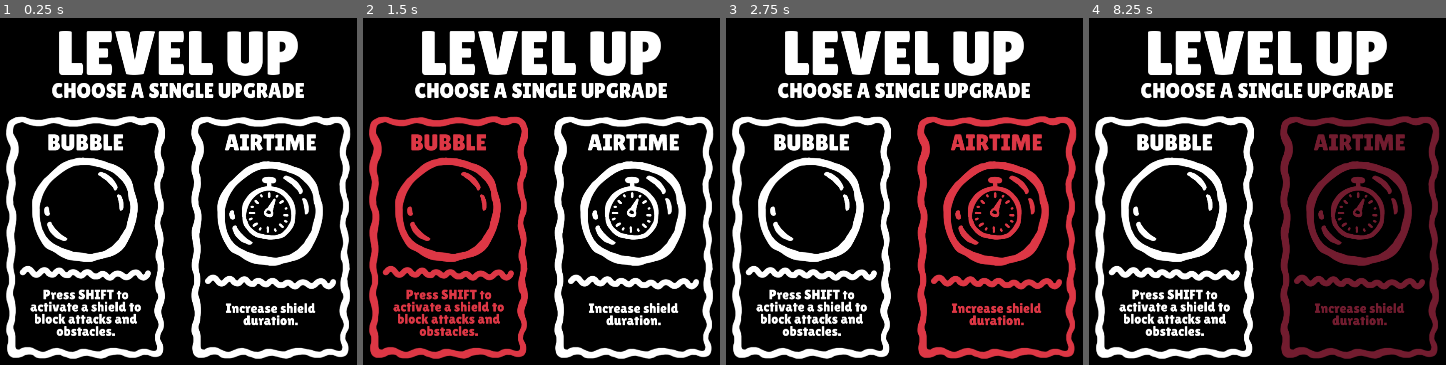
Above: before the commit, frames 1-4 (left to right).
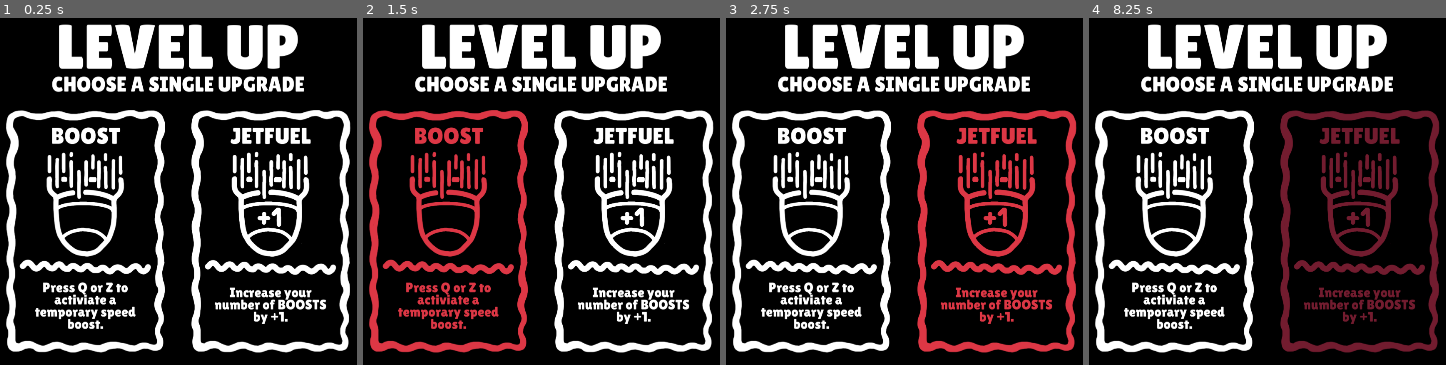
Above: after the commit, the same moments.

Repository: Hangover-Sunshine/DEFCON-JUNIOR
Game: Godot game, scene res://scenes/menus/menu_powerup.tscn
The game is run twice, just before and just after one commit, with the same random seed, the same clock (stepped at 60 frames per second) and the same inputs. This scene is started directly instead of the project's main scene.
Inputs (mouse positions are in pixels of both pictures, inside the frame that each line leads up to):
- Up to frame 1 (0.25 s): no input
- Up to frame 2 (1.5 s): click (448, 236) at 0.52 s; click (448, 229) at 1.27 s
- Up to frame 3 (2.75 s): click (997, 236) at 2.02 s
- Up to frame 4 (8.25 s): click (1360, 229) at 2.77 s; tap Enter at 3.5, 5, 6.5 s; hold D (right) 3.53-4.28 s; hold Space (fire) 3.53-4.28 s; hold S (down) 4.28-5.03 s; tap Shift (dash) at 4.35, 7.35 s; tap Space (fire) at 4.55, 6.05, 7.55 s; hold D (right) 5.03-5.78 s; hold Space (fire) 5.03-5.78 s; hold W (up) 5.78-6.53 s; tap Q (shield) at 5.85 s; hold Space (fire) 6.53-7.28 s; hold A (left) 6.53-8.03 s; hold S (down) from 8.03 s (still down); hold Space (fire) from 8.03 s (still down)

The runs differ from the first frame. In frame 1, 33% of the frame differs, in the area x 1-99%, y 1-99%; in frame 2, 33%; in frame 3, 33%; in frame 4, 32%.

Commit message:
Update menu_powerup.tscn

Diff:
--- a/scenes/menus/menu_powerup.tscn
+++ b/scenes/menus/menu_powerup.tscn
@@ -1,10 +1,16 @@
-[gd_scene load_steps=23 format=3 uid="uid://cjxnrxc6wrgrd"]
+[gd_scene load_steps=54 format=3 uid="uid://cjxnrxc6wrgrd"]
 
 [ext_resource type="FontFile" uid="uid://csvoyclvx65d2" path="res://assets/fonts/LilitaOne-Regular.ttf" id="1_khua4"]
 [ext_resource type="Texture2D" uid="uid://dk4numgl1jkdp" path="res://assets/ui/cards/Card_Boost_Jetfuel.png" id="2_x3c5c"]
 [ext_resource type="Texture2D" uid="uid://d2x6o0q1lagp8" path="res://assets/ui/cards/Card_Boost.png" id="3_jkd0e"]
 [ext_resource type="Texture2D" uid="uid://d3cahpp0u236q" path="res://assets/ui/cards/Card_Bubble.png" id="4_as3yt"]
 [ext_resource type="Texture2D" uid="uid://cqckvgx1847pe" path="res://assets/ui/cards/Card_Bubble_Airtime.png" id="5_w3qj4"]
+[ext_resource type="Texture2D" uid="uid://dxaatmgcixmhu" path="res://assets/ui/cards/Card_Bubble_Gurgle.png" id="6_byffj"]
+[ext_resource type="Texture2D" uid="uid://c4i7g3yheo8r4" path="res://assets/ui/cards/Card_Radiation.png" id="7_ch5k1"]
+[ext_resource type="Texture2D" uid="uid://dnv2g4a6hke8b" path="res://assets/ui/cards/Card_Spitfire.png" id="8_tnu5s"]
+[ext_resource type="Texture2D" uid="uid://6hi17h4nu3yr" path="res://assets/ui/cards/Card_Spitfire_Piercing.png" id="9_e35o1"]
+[ext_resource type="Texture2D" uid="uid://clnd5tq3brvpq" path="res://assets/ui/cards/Card_Spitfire_Spew.png" id="10_775et"]
+[ext_resource type="Texture2D" uid="uid://kgpl7ida7gg5" path="res://assets/ui/cards/Card_Spitfire_Upchuck.png" id="11_5jau0"]
 
 [sub_resource type="StyleBoxEmpty" id="StyleBoxEmpty_tidti"]
 
@@ -77,18 +83,18 @@
 Button/styles/normal = SubResource("StyleBoxTexture_26hg4")
 Button/styles/pressed = SubResource("StyleBoxTexture_qmfpb")
 
-[sub_resource type="StyleBoxTexture" id="StyleBoxTexture_56aln"]
+[sub_resource type="StyleBoxTexture" id="StyleBoxTexture_wjfdc"]
 texture = ExtResource("5_w3qj4")
 texture_margin_left = 400.0
 texture_margin_top = 600.0
 modulate_color = Color(0.866667, 0.215686, 0.270588, 1)
 
-[sub_resource type="StyleBoxTexture" id="StyleBoxTexture_sakbw"]
+[sub_resource type="StyleBoxTexture" id="StyleBoxTexture_2sy38"]
 texture = ExtResource("5_w3qj4")
 texture_margin_left = 400.0
 texture_margin_top = 600.0
 
-[sub_resource type="StyleBoxTexture" id="StyleBoxTexture_p3teb"]
+[sub_resource type="StyleBoxTexture" id="StyleBoxTexture_q5tpu"]
 texture = ExtResource("5_w3qj4")
 texture_margin_left = 400.0
 texture_margin_top = 600.0
@@ -96,9 +102,149 @@
 
 [sub_resource type="Theme" id="Theme_5p5to"]
 Button/styles/focus = SubResource("StyleBoxEmpty_tidti")
-Button/styles/hover = SubResource("StyleBoxTexture_56aln")
-Button/styles/normal = SubResource("StyleBoxTexture_sakbw")
-Button/styles/pressed = SubResource("StyleBoxTexture_p3teb")
+Button/styles/hover = SubResource("StyleBoxTexture_wjfdc")
+Button/styles/normal = SubResource("StyleBoxTexture_2sy38")
+Button/styles/pressed = SubResource("StyleBoxTexture_q5tpu")
+
+[sub_resource type="StyleBoxTexture" id="StyleBoxTexture_yj2un"]
+texture = ExtResource("6_byffj")
+texture_margin_left = 400.0
+texture_margin_top = 600.0
+modulate_color = Color(0.866667, 0.215686, 0.270588, 1)
+
+[sub_resource type="StyleBoxTexture" id="StyleBoxTexture_grnih"]
+texture = ExtResource("6_byffj")
+texture_margin_left = 400.0
+texture_margin_top = 600.0
+
+[sub_resource type="StyleBoxTexture" id="StyleBoxTexture_abyqp"]
+texture = ExtResource("6_byffj")
+texture_margin_left = 400.0
+texture_margin_top = 600.0
+modulate_color = Color(0.447059, 0.109804, 0.184314, 1)
+
+[sub_resource type="Theme" id="Theme_3jk2t"]
+Button/styles/focus = SubResource("StyleBoxEmpty_tidti")
+Button/styles/hover = SubResource("StyleBoxTexture_yj2un")
+Button/styles/normal = SubResource("StyleBoxTexture_grnih")
+Button/styles/pressed = SubResource("StyleBoxTexture_abyqp")
+
+[sub_resource type="StyleBoxEmpty" id="StyleBoxEmpty_0qgvf"]
+
+[sub_resource type="StyleBoxTexture" id="StyleBoxTexture_6q8lx"]
+texture = ExtResource("7_ch5k1")
+texture_margin_left = 400.0
+texture_margin_top = 600.0
+modulate_color = Color(0.866667, 0.215686, 0.270588, 1)
+
+[sub_resource type="StyleBoxTexture" id="StyleBoxTexture_nfwhe"]
+texture = ExtResource("7_ch5k1")
+texture_margin_left = 400.0
+texture_margin_top = 600.0
+
+[sub_resource type="StyleBoxTexture" id="StyleBoxTexture_liif1"]
+texture = ExtResource("7_ch5k1")
+texture_margin_left = 400.0
+texture_margin_top = 600.0
+modulate_color = Color(0.447059, 0.109804, 0.184314, 1)
+
+[sub_resource type="Theme" id="Theme_411cu"]
+Button/styles/focus = SubResource("StyleBoxEmpty_0qgvf")
+Button/styles/hover = SubResource("StyleBoxTexture_6q8lx")
+Button/styles/normal = SubResource("StyleBoxTexture_nfwhe")
+Button/styles/pressed = SubResource("StyleBoxTexture_liif1")
+
+[sub_resource type="StyleBoxTexture" id="StyleBoxTexture_6tn8x"]
+texture = ExtResource("8_tnu5s")
+texture_margin_left = 400.0
+texture_margin_top = 600.0
+modulate_color = Color(0.866667, 0.215686, 0.270588, 1)
+
+[sub_resource type="StyleBoxTexture" id="StyleBoxTexture_08gdh"]
+texture = ExtResource("8_tnu5s")
+texture_margin_left = 400.0
+texture_margin_top = 600.0
+
+[sub_resource type="StyleBoxTexture" id="StyleBoxTexture_qenua"]
+texture = ExtResource("8_tnu5s")
+texture_margin_left = 400.0
+texture_margin_top = 600.0
+modulate_color = Color(0.447059, 0.109804, 0.184314, 1)
+
+[sub_resource type="Theme" id="Theme_ucrvl"]
+Button/styles/focus = SubResource("StyleBoxEmpty_tidti")
+Button/styles/hover = SubResource("StyleBoxTexture_6tn8x")
+Button/styles/normal = SubResource("StyleBoxTexture_08gdh")
+Button/styles/pressed = SubResource("StyleBoxTexture_qenua")
+
+[sub_resource type="StyleBoxTexture" id="StyleBoxTexture_hl07e"]
+texture = ExtResource("9_e35o1")
+texture_margin_left = 400.0
+texture_margin_top = 600.0
+modulate_color = Color(0.866667, 0.215686, 0.270588, 1)
+
+[sub_resource type="StyleBoxTexture" id="StyleBoxTexture_6fdfx"]
+texture = ExtResource("9_e35o1")
+texture_margin_left = 400.0
+texture_margin_top = 600.0
+
+[sub_resource type="StyleBoxTexture" id="StyleBoxTexture_350vl"]
+texture = ExtResource("9_e35o1")
+texture_margin_left = 400.0
+texture_margin_top = 600.0
+modulate_color = Color(0.447059, 0.109804, 0.184314, 1)
+
+[sub_resource type="Theme" id="Theme_qqqdh"]
+Button/styles/focus = SubResource("StyleBoxEmpty_tidti")
+Button/styles/hover = SubResource("StyleBoxTexture_hl07e")
+Button/styles/normal = SubResource("StyleBoxTexture_6fdfx")
+Button/styles/pressed = SubResource("StyleBoxTexture_350vl")
+
+[sub_resource type="StyleBoxTexture" id="StyleBoxTexture_sf1hd"]
+texture = ExtResource("10_775et")
+texture_margin_left = 400.0
+texture_margin_top = 600.0
+modulate_color = Color(0.866667, 0.215686, 0.270588, 1)
+
+[sub_resource type="StyleBoxTexture" id="StyleBoxTexture_b0ebh"]
+texture = ExtResource("10_775et")
+texture_margin_left = 400.0
+texture_margin_top = 600.0
+
+[sub_resource type="StyleBoxTexture" id="StyleBoxTexture_11vi2"]
+texture = ExtResource("10_775et")
+texture_margin_left = 400.0
+texture_margin_top = 600.0
+modulate_color = Color(0.447059, 0.109804, 0.184314, 1)
+
+[sub_resource type="Theme" id="Theme_qpi0i"]
+Button/styles/focus = SubResource("StyleBoxEmpty_tidti")
+Button/styles/hover = SubResource("StyleBoxTexture_sf1hd")
+Button/styles/normal = SubResource("StyleBoxTexture_b0ebh")
+Button/styles/pressed = SubResource("StyleBoxTexture_11vi2")
+
+[sub_resource type="StyleBoxTexture" id="StyleBoxTexture_gnqkc"]
+texture = ExtResource("11_5jau0")
+texture_margin_left = 400.0
+texture_margin_top = 600.0
+modulate_color = Color(0.866667, 0.215686, 0.270588, 1)
+
+[sub_resource type="StyleBoxTexture" id="StyleBoxTexture_av56w"]
+texture = ExtResource("11_5jau0")
+texture_margin_left = 400.0
+texture_margin_top = 600.0
+
+[sub_resource type="StyleBoxTexture" id="StyleBoxTexture_7dsxc"]
+texture = ExtResource("11_5jau0")
+texture_margin_left = 400.0
+texture_margin_top = 600.0
+modulate_color = Color(0.447059, 0.109804, 0.184314, 1)
+
+[sub_resource type="Theme" id="Theme_2sh0c"]
+Button/styles/focus = SubResource("StyleBoxEmpty_tidti")
+Button/styles/hover = SubResource("StyleBoxTexture_gnqkc")
+Button/styles/normal = SubResource("StyleBoxTexture_av56w")
+Button/styles/pressed = SubResource("StyleBoxTexture_7dsxc")
 
 [node name="Menu_Cards" type="Control"]
 layout_mode = 3
@@ -121,7 +267,7 @@
 offset_right = 40.0
 offset_bottom = 40.0
 theme_override_constants/margin_left = 420
-theme_override_constants/margin_top = 75
+theme_override_constants/margin_top = 60
 theme_override_constants/margin_right = 420
 
 [node name="Levelup_VBox1" type="VBoxContainer" parent="Cards_MC"]
@@ -155,22 +301,52 @@
 alignment = 1
 
 [node name="Card_Boost" type="Button" parent="Cards_MC/Levelup_VBox1/LevelUp_VBox2/Card_Hbox"]
-visible = false
 layout_mode = 2
 theme = SubResource("Theme_ujgxb")
 
 [node name="Card_Boost_Jetfuel" type="Button" parent="Cards_MC/Levelup_VBox1/LevelUp_VBox2/Card_Hbox"]
-visible = false
 layout_mode = 2
 theme = SubResource("Theme_2oqir")
 
 [node name="Card_Bubble" type="Button" parent="Cards_MC/Levelup_VBox1/LevelUp_VBox2/Card_Hbox"]
+visible = false
 layout_mode = 2
 theme = SubResource("Theme_4xyx1")
 
 [node name="Card_Bubble_Airtime" type="Button" parent="Cards_MC/Levelup_VBox1/LevelUp_VBox2/Card_Hbox"]
+visible = false
 layout_mode = 2
 theme = SubResource("Theme_5p5to")
+
+[node name="Card_Bubble_Gurgle" type="Button" parent="Cards_MC/Levelup_VBox1/LevelUp_VBox2/Card_Hbox"]
+visible = false
+layout_mode = 2
+theme = SubResource("Theme_3jk2t")
+
+[node name="Card_Radiation" type="Button" parent="Cards_MC/Levelup_VBox1/LevelUp_VBox2/Card_Hbox"]
+visible = false
+layout_mode = 2
+theme = SubResource("Theme_411cu")
+
+[node name="Card_Spitfire" type="Button" parent="Cards_MC/Levelup_VBox1/LevelUp_VBox2/Card_Hbox"]
+visible = false
+layout_mode = 2
+theme = SubResource("Theme_ucrvl")
+
+[node name="Card_Spitfire_Piercing" type="Button" parent="Cards_MC/Levelup_VBox1/LevelUp_VBox2/Card_Hbox"]
+visible = false
+layout_mode = 2
+theme = SubResource("Theme_qqqdh")
+
+[node name="Card_Spitfire_Spew" type="Button" parent="Cards_MC/Levelup_VBox1/LevelUp_VBox2/Card_Hbox"]
+visible = false
+layout_mode = 2
+theme = SubResource("Theme_qpi0i")
+
+[node name="Card_Spitfire_Upchuck" type="Button" parent="Cards_MC/Levelup_VBox1/LevelUp_VBox2/Card_Hbox"]
+visible = false
+layout_mode = 2
+theme = SubResource("Theme_2sh0c")
 
 [node name="AP" type="AnimationPlayer" parent="."]
 
